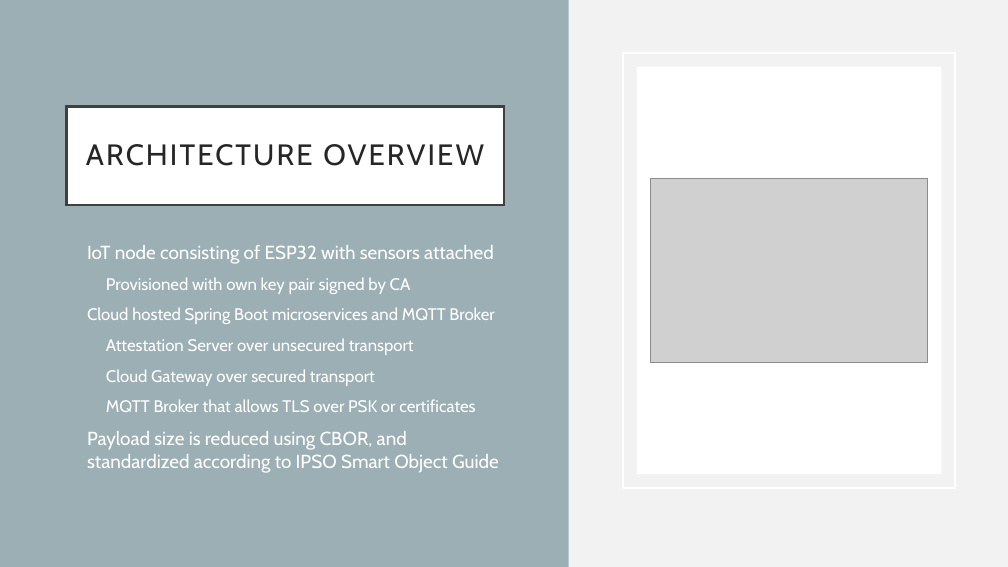
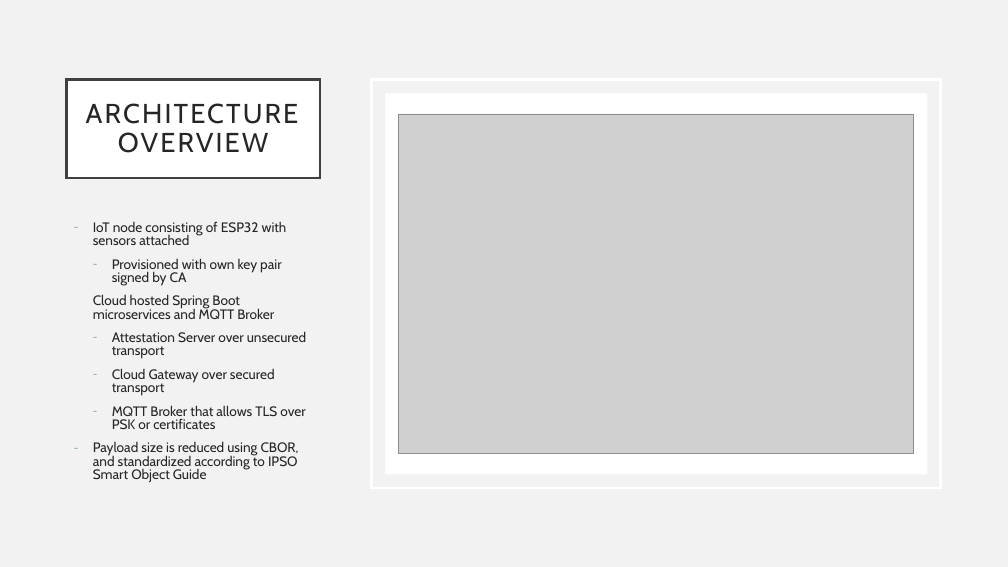
Before and after one commit to andreiczc/dissertation, a slide deck: slide 4 of docs/presentation.pptx. Drawn at 1008x567 pixels with LibreOffice and Linux fonts; fonts in the diff are those of the drawing; grey boxes stand for pictures. Boxes give left, top, right and bottom in pixels: in the first picture for what was removed or moved away, otherwise in the second. Text is boxed around its words. In the diff, an @@ line names an element or a change of style, - is before the commit and + after.

```diff
--- a/docs/presentation.pptx
+++ b/docs/presentation.pptx
@@ rectangle removed at (x1=0, y1=0, x2=569, y2=567) @@
@@ title "ARCHITECTURE OVERVIEW" resized from (x1=67, y1=107, x2=504, y2=205) to (x1=67, y1=79, x2=320, y2=178) @@
@@ title "ARCHITECTURE OVERVIEW" at (x1=67, y1=79, x2=320, y2=178): size 28 to 26 pt @@
@@ rectangle resized from (x1=623, y1=53, x2=955, y2=488) to (x1=371, y1=79, x2=941, y2=488) @@
@@ rectangle resized from (x1=637, y1=67, x2=941, y2=474) to (x1=385, y1=93, x2=927, y2=474) @@
@@ picture resized from (x1=650, y1=179, x2=928, y2=362) to (x1=399, y1=114, x2=913, y2=454) @@
@@ text "IoT node consisting of ESP32 ..." moved from (x1=87, y1=245, x2=499, y2=473) to (x1=93, y1=221, x2=306, y2=482) @@
@@ text "IoT node consisting of ESP32 ..." at (x1=93, y1=221, x2=306, y2=482): size 18 to 13 pt in "IoT node consisting of ESP32 with sensors ...", "Payload size is reduced using CBOR, and ..."; text colour #FFFFFF to #262626; size 16 to 13 pt in "Provisioned with own key pair signed by ...", "Cloud hosted Spring Boot microservices and MQTT ...", "Attestation Server over unsecured transport", "Cloud Gateway over secured transport" and 1 more places; line spacing 1 to 0.8 @@
```
Also in this commit, not shown: 1 slide added, 3 other files.
